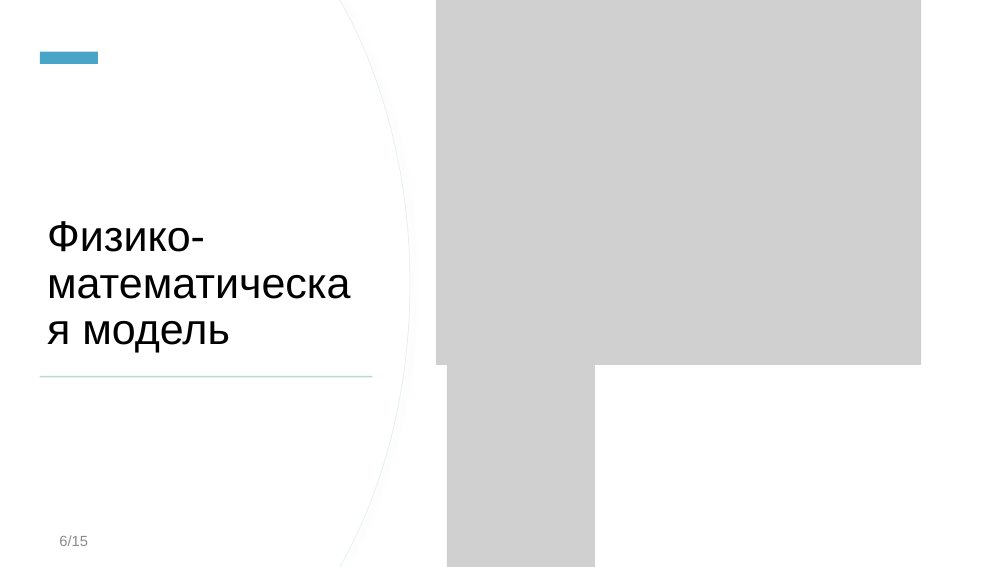
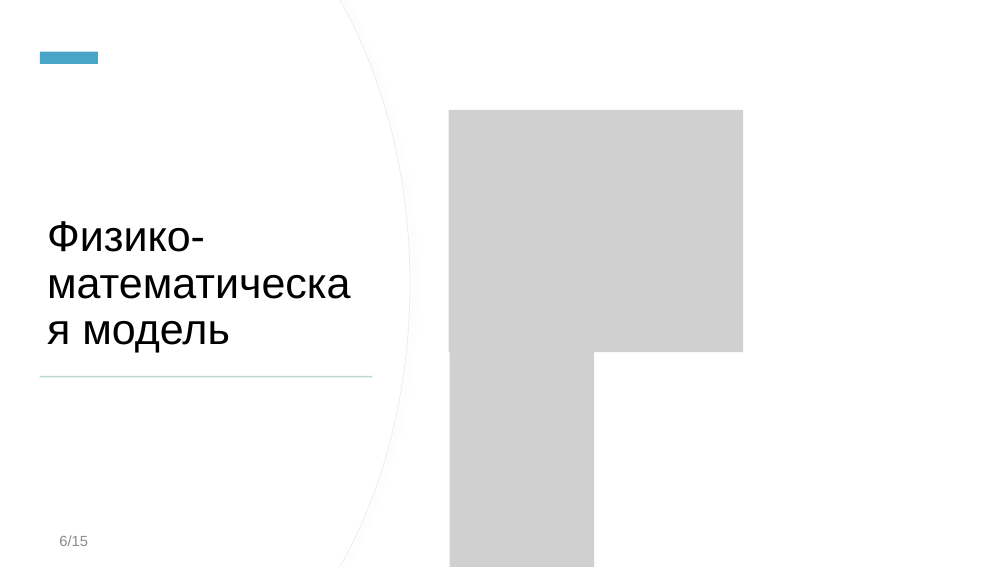
Before and after one commit to d-asv-b/varkt, a slide deck: slide 6 of Reports/Presentation.pptx. Drawn at 1008x567 pixels with LibreOffice and Linux fonts; fonts in the diff are those of the drawing; grey boxes stand for pictures. Boxes give left, top, right and bottom in pixels: in the first picture for what was removed or moved away, otherwise in the second. Text is boxed around its words. In the diff, an @@ line names an element or a change of style, - is before the commit and + after.

```diff
--- a/Reports/Presentation.pptx
+++ b/Reports/Presentation.pptx
@@ picture removed at [436, 0, 922, 365] @@
@@ picture added at [448, 110, 743, 352] @@
```
Also in this commit, not shown: 2 other slides changed, 1 slide removed, 1 other file.
